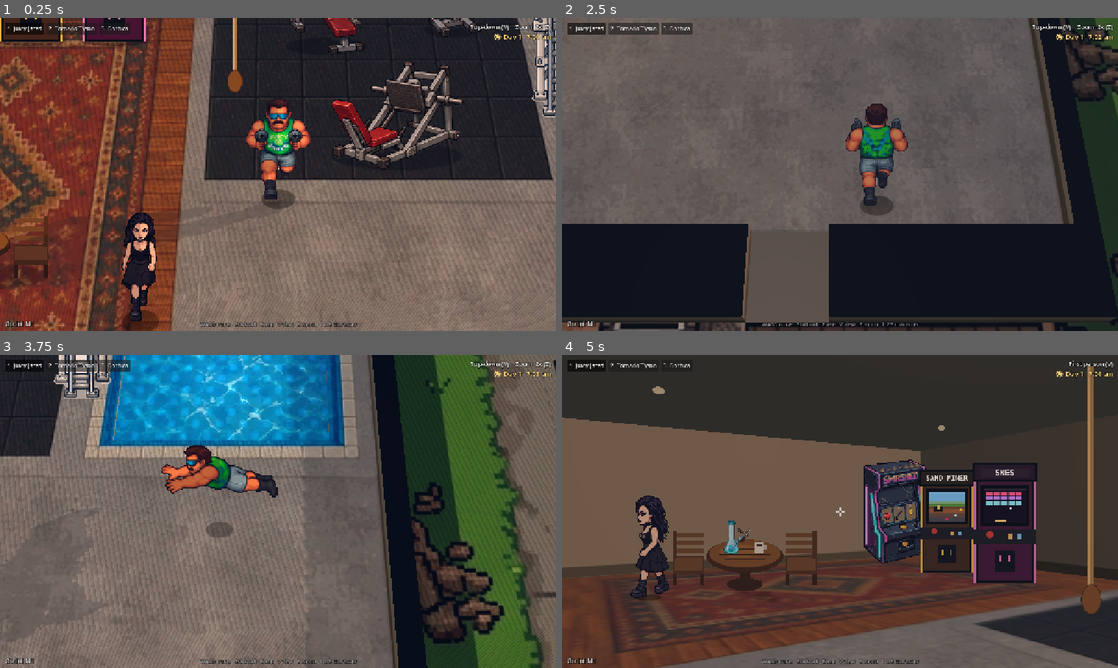
Above: before the commit, frames 1-4 (two rows, left to right).
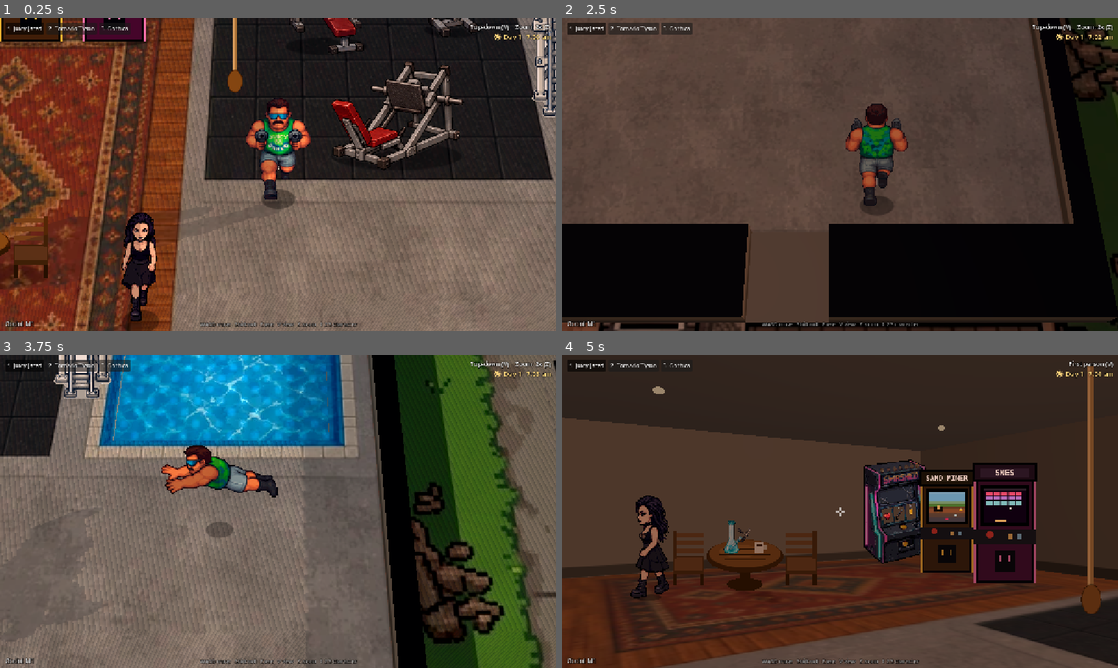
Above: after the commit, the same moments.

Repository: eflare17/Smashed-tv
Game: Godot game, scene res://scenes/look/look_test.tscn
Two runs of this game, one before a commit and one after it. Both use one fixed random seed, a clock stepped at 60 frames per second and the inputs below. This scene is started directly instead of the project's main scene.
Inputs (mouse positions are in pixels of both pictures, inside the frame that each line leads up to):
- Up to frame 1 (0.25 s): no input
- Up to frame 2 (2.5 s): tap Enter at 0.5 s; move the mouse to (962, 158) at 0.52 s; hold D (move_right) 0.53-1.28 s; hold E (interact) 0.53-1.28 s; click (962, 158) at 0.67 s; tap F8 (look_quality) at 0.8, 1.35, 2.3 s; move the mouse to (728, 190) at 1.27 s; hold S (move_down) 1.28-2.03 s; tap E (interact) at 1.55 s; move the mouse to (895, 105) at 2.02 s; hold D (move_right) from 2.03 s (still down); hold E (interact) from 2.03 s (still down)
- Up to frame 3 (3.75 s): move the mouse to (250, 574) at 2.77 s; release D (move_right) at 2.78 s; release E (interact) at 2.78 s; hold W (move_up) 2.78-3.53 s; tap F8 (look_quality) at 2.85 s; click (250, 574) at 2.92 s; tap E (interact) at 3.05 s; move the mouse to (444, 558) at 3.52 s; hold A (move_left) from 3.53 s (still down); hold Shift (roll) from 3.53 s (still down)
- Up to frame 4 (5 s): keep holding A (move_left); tap F8 (look_quality) at 3.8 s; move the mouse to (673, 464) at 4.27 s; release Shift (roll) at 4.28 s; tap V (toggle_view) at 4.35 s; tap E (interact) at 4.55 s

The runs differ from the first frame. In frame 2, 63% of the frame differs, in the area x 0-100%, y 0-100%; in frame 3, 0.2%; in frame 4, 33%.

Commit message:
Lighting: low look for phones (unshaded tint + analytic lamps), auto drop to low when slow, sky never rebaked, install test
Co-Authored-By: Claude Opus 5.5 <noreply@anthropic.com>
Claude-Session: https://claude.ai/code/session_01UcDaUiBsn4rNLgW1FU6AaA

Diff:
--- /dev/null
+++ b/godot/scenes/look/install_test.tscn
@@ -0,0 +1,6 @@
+[gd_scene load_steps=2 format=3]
+
+[ext_resource type="Script" path="res://test/lighting/install_test.gd" id="1"]
+
+[node name="InstallTest" type="Node"]
+script = ExtResource("1")
--- a/godot/scripts/look/day_night.gd
+++ b/godot/scripts/look/day_night.gd
@@ -77,8 +77,13 @@
 		if env.sky == null:
 			env.sky = Sky.new()
 		env.sky.sky_material = sky_mat
+		env.sky.radiance_size = Sky.RADIANCE_SIZE_32
+		env.sky.process_mode = Sky.PROCESS_MODE_QUALITY
 		env.background_mode = Environment.BG_SKY
+		# the sky is only a background: nothing lights or reflects from it, so it's never baked into a radiance
+		# map (its colours change every frame)
 		env.ambient_light_source = Environment.AMBIENT_SOURCE_COLOR
+		env.reflected_light_source = Environment.REFLECTION_SOURCE_DISABLED
 	update_now()
 
 ## The clock (or the override) to the scene.
@@ -162,6 +167,7 @@
 		sky_mat.set_shader_parameter("moon_dir", md)
 		sky_mat.set_shader_parameter("moon", look.stars)
 		sky_mat.set_shader_parameter("stars", look.stars)
+		sky_mat.set_shader_parameter("twinkle", float(Time.get_ticks_msec() % 100000) / 1000.0)
 	lamp_level = look.lamps
 	for l in lamps:
 		var o: Light3D = l.light
--- a/godot/scripts/look/lighting_install.gd
+++ b/godot/scripts/look/lighting_install.gd
@@ -68,6 +68,7 @@
 	var q := "low" if _is_phone() else "high"
 	if args.has("look"):
 		q = "low" if String(args.look) == "low" else "high"
+		look.auto_quality = false
 	look.quality = q
 	add_child(look)
 	look.setup(main, day_night)
@@ -113,7 +114,7 @@
 		[470, 300, 138, LAMP, 3.2, 340, true, "high"],
 		[740, 380, 138, LAMP, 2.8, 300, true, "high"],
 		[720, 165, 30, Color(0.35, 0.85, 1.0), 1.6, 220, false, "high"],
-		[430, 260, 140, LAMP, 4.0, 620, true, "low"],
+		[430, 260, 140, LAMP, 4.0, 470, true, "low"],
 		[240, 700, 138, LAMP, 3.2, 330, true, "both"],
 		[295, 532, 42, Color(1.0, 0.7, 0.42), 1.4, 150, false, "high"],
 		[645, 585, 112, Color(1.0, 0.82, 0.6), 2.6, 280, true, "both"],
--- a/godot/scripts/look/look_pass.gd
+++ b/godot/scripts/look/look_pass.gd
@@ -25,7 +25,8 @@
 
 const WORLD_SHADER := """
 shader_type spatial;
-render_mode cull_disabled, specular_disabled, diffuse_lambert%MODE%;
+render_mode cull_disabled%RENDER%%MODE%;
+%LOWFN%
 uniform sampler2D tex : source_color, %FILTER%, repeat_enable;
 // the same picture, smoothly filtered: far-off things fade into it (first person's gentle distance blur)
 uniform sampler2D tex_soft : source_color, filter_linear_mipmap, repeat_enable;
@@ -55,12 +56,47 @@
 	}
 	ALBEDO = c.rgb;
 	%ALPHA%
-	// no normals in the mesh: the face's own, worked out on screen, turned toward the camera
+	%LIGHT%
+}
+"""
+
+## The high look's light: real lights, so a normal. There are none in the mesh: the face's own, worked out on
+## screen, turned toward the camera.
+const HIGH_LIGHT := """
 	vec3 n = normalize(cross(dFdx(VERTEX), dFdy(VERTEX)));
 	NORMAL = dot(n, VERTEX) > 0.0 ? -n : n;
 	ROUGHNESS = 1.0;
-}
-"""
+"""
+
+## The low look (phones): unshaded, no light passes at all. The day's light is one colour (look_tint), and up to
+## four lamps add warm pools by distance, worked out right in the material (global uniforms LookPass sets).
+const LOW_FN := """
+global uniform vec3 look_tint;
+global uniform vec3 look_lamp_color;
+global uniform float look_lamp_level;
+global uniform vec4 look_lamp0;
+global uniform vec4 look_lamp1;
+global uniform vec4 look_lamp2;
+global uniform vec4 look_lamp3;
+float look_lamp(vec4 l, vec3 wp) {
+	if (l.w <= 0.0) return 0.0;
+	vec3 d = (l.xyz - wp) / l.w;
+	float f = max(0.0, 1.0 - dot(d, d));
+	return f * f;
+}
+vec3 look_light(vec3 wp) {
+	float f = look_lamp(look_lamp0, wp) + look_lamp(look_lamp1, wp) + look_lamp(look_lamp2, wp) + look_lamp(look_lamp3, wp);
+	return look_tint + look_lamp_color * look_lamp_level * f;
+}
+"""
+const LOW_LIGHT := """
+	ALBEDO *= look_light((INV_VIEW_MATRIX * vec4(VERTEX, 1.0)).xyz);
+"""
+## The names and types of the low look's globals.
+const GLOBALS := {"look_tint": RenderingServer.GLOBAL_VAR_TYPE_VEC3, "look_lamp_color": RenderingServer.GLOBAL_VAR_TYPE_VEC3,
+	"look_lamp_level": RenderingServer.GLOBAL_VAR_TYPE_FLOAT, "look_lamp0": RenderingServer.GLOBAL_VAR_TYPE_VEC4,
+	"look_lamp1": RenderingServer.GLOBAL_VAR_TYPE_VEC4, "look_lamp2": RenderingServer.GLOBAL_VAR_TYPE_VEC4,
+	"look_lamp3": RenderingServer.GLOBAL_VAR_TYPE_VEC4}
 
 ## The normal that lights an upright picture (a character, a prop): toward the camera across the ground, tipped
 ## well up to the sky, so the sun lights it from behind as well (wrap lighting does the rest).
@@ -130,6 +166,13 @@
 }
 
 var quality: String = "high"
+## Drops to the low look by itself if the high one runs slowly (set false when the quality was asked for).
+var auto_quality: bool = true
+## The frame time (ms, the median) the high look must keep under, or it drops to low.
+const SLOW_MS := 26.0
+var _watch_t := 0.0
+var _watch: Array = []
+var _watch_last := 0
 var main: Node
 var day_night: DayNight
 ## The ambient's strength, the sun's, by quality (the day's colours come from DayNight).
@@ -149,6 +192,8 @@
 func setup(main_: Node, dn: DayNight) -> void:
 	main = main_
 	day_night = dn
+	register_globals()
+	_set_low_lamps.call_deferred()
 	process_priority = 200        # after the World has shown or hidden its house for this frame's camera
 	var world: Node = main.get("world")
 	if world:
@@ -157,6 +202,8 @@
 	var tramp = main.get("trampoline")
 	if tramp:
 		light_tree(tramp)
+		for mi in tramp.find_children("*", "MeshInstance3D", true, false):
+			mi.cast_shadow = GeometryInstance3D.SHADOW_CASTING_SETTING_ON   # (its blended net and shadow can't)
 	for n in main.get_tree().root.find_children("*", "CharSprite", true, false):
 		_add_char(n)
 	main.get_tree().node_added.connect(_on_node_added)
@@ -234,7 +281,8 @@
 	var linear := m.texture_filter in [BaseMaterial3D.TEXTURE_FILTER_LINEAR, BaseMaterial3D.TEXTURE_FILTER_LINEAR_WITH_MIPMAPS,
 		BaseMaterial3D.TEXTURE_FILTER_LINEAR_WITH_MIPMAPS_ANISOTROPIC]
 	var sm := ShaderMaterial.new()
-	sm.shader = _world_shader(mode, linear)
+	sm.shader = _world_shader(mode, linear, quality == "high")
+	sm.set_meta("look_variant", [mode, linear])
 	sm.set_shader_parameter("albedo", m.albedo_color)
 	sm.set_shader_parameter("has_tex", m.albedo_texture != null)
 	if m.albedo_texture:
@@ -248,8 +296,8 @@
 	_mat_cache[m] = sm
 	return sm
 
-func _world_shader(mode: String, linear: bool) -> Shader:
-	var key := mode + str(linear)
+func _world_shader(mode: String, linear: bool, high: bool = true) -> Shader:
+	var key := "w" + mode + str(linear) + str(high)
 	if _shaders.has(key):
 		return _shaders[key]
 	var s := Shader.new()
@@ -262,7 +310,9 @@
 			alpha = "ALPHA = c.a;"
 			extra = ", depth_draw_opaque"
 	s.code = WORLD_SHADER.replace("%MODE%", extra).replace("%ALPHA%", alpha) \
-		.replace("%FILTER%", "filter_linear_mipmap" if linear else "filter_nearest_mipmap")
+		.replace("%FILTER%", "filter_linear_mipmap" if linear else "filter_nearest_mipmap") \
+		.replace("%RENDER%", ", specular_disabled, diffuse_lambert" if high else ", unshaded") \
+		.replace("%LOWFN%", "" if high else LOW_FN).replace("%LIGHT%", HIGH_LIGHT if high else LOW_LIGHT)
 	_shaders[key] = s
 	return s
 
@@ -363,36 +413,62 @@
 	var sm: ShaderMaterial = mi.material_override
 	if sm.shader == null:
 		return
-	var key := "prop"
-	if not _shaders.has(key):
-		var code: String = sm.shader.code
-		code = code.replace("render_mode unshaded, ", "render_mode diffuse_lambert_wrap, specular_disabled, ")
-		code = code.replace("uniform sampler2D tex", "uniform vec4 glow_a = vec4(0.0);\nuniform vec4 glow_b = vec4(0.0);\nuniform float glow = 0.0;\nuniform sampler2D tex")
-		var tail := "ALPHA_SCISSOR_THRESHOLD = 0.5;"
-		code = code.replace(tail, tail + PICTURE_NORMAL + """
-	{
-		float ga = step(glow_a.x, UV.x) * step(UV.x, glow_a.z) * step(glow_a.y, UV.y) * step(UV.y, glow_a.w);
-		float gb = step(glow_b.x, UV.x) * step(UV.x, glow_b.z) * step(glow_b.y, UV.y) * step(UV.y, glow_b.w);
-		EMISSION = c.rgb * glow * max(ga, gb);
-	}
-""")
-		var s := Shader.new()
-		s.code = code
-		_shaders[key] = s
+	if _prop_src == "":
+		_prop_src = sm.shader.code
 	var n := String(mi.name).trim_prefix("Prop_")
 	var nm := sm.duplicate() as ShaderMaterial
-	nm.shader = _shaders[key]
+	nm.shader = _prop_shader(quality == "high")
 	if GLOW_RECTS.has(n):
 		var r: Array = GLOW_RECTS[n]
 		nm.set_shader_parameter("glow_a", r[0])
 		nm.set_shader_parameter("glow_b", r[1] if r.size() > 1 else Vector4.ZERO)
-		_props.append(nm)
+	_props.append(nm)
 	mi.material_override = nm
 
+var _prop_src := ""
+
+## The props' shader (the World's PROP_SHADER), lit (high) or tinted (low), with the glowing rectangles.
+func _prop_shader(high: bool) -> Shader:
+	var key := "prop" + str(high)
+	if _shaders.has(key):
+		return _shaders[key]
+	var code := _prop_src
+	if high:
+		code = code.replace("render_mode unshaded, ", "render_mode diffuse_lambert_wrap, specular_disabled, ")
+	code = code.replace("uniform sampler2D tex", ("" if high else LOW_FN) + "uniform vec4 glow_a = vec4(0.0);\nuniform vec4 glow_b = vec4(0.0);\nuniform float glow = 0.0;\nuniform sampler2D tex")
+	var tail := "ALPHA_SCISSOR_THRESHOLD = 0.5;"
+	var glow := """
+	float ga = step(glow_a.x, UV.x) * step(UV.x, glow_a.z) * step(glow_a.y, UV.y) * step(UV.y, glow_a.w);
+	float gb = step(glow_b.x, UV.x) * step(UV.x, glow_b.z) * step(glow_b.y, UV.y) * step(UV.y, glow_b.w);
+	float g = glow * max(ga, gb);
+"""
+	if high:
+		code = code.replace(tail, tail + PICTURE_NORMAL + "{" + glow + "EMISSION = c.rgb * g;}")
+	else:
+		code = code.replace(tail, tail + "{" + glow + "ALBEDO = ALBEDO * look_light(MODEL_MATRIX[3].xyz + vec3(0.0, 1.0, 0.0)) + c.rgb * g * 0.6;}")
+	var s := Shader.new()
+	s.code = code
+	_shaders[key] = s
+	return s
+
 # ---------------------------------------------------------------- characters
 
-var _char_shader: Shader
 var _caster_shader: Shader
+
+## The characters' shader (CharSprite's own), lit (high) or tinted (low).
+func _char_shader_for(high: bool) -> Shader:
+	var key := "char" + str(high)
+	if _shaders.has(key):
+		return _shaders[key]
+	var s := Shader.new()
+	if high:
+		s.code = CharSprite._SHADER_CODE.replace("%RENDER%", "cull_disabled, depth_draw_opaque, diffuse_lambert_wrap, specular_disabled") \
+			.replace("%LIT%", PICTURE_NORMAL)
+	else:
+		s.code = CharSprite._SHADER_CODE.replace("render_mode %RENDER%;", "render_mode cull_disabled, depth_draw_opaque, unshaded;\n" + LOW_FN) \
+			.replace("%LIT%", "ALBEDO *= look_light(MODEL_MATRIX[3].xyz + vec3(0.0, 1.0, 0.0));")
+	_shaders[key] = s
+	return s
 
 func _add_char(cs: Node) -> void:
 	if not is_instance_valid(cs) or not cs.is_inside_tree():
@@ -404,13 +480,10 @@
 	var pic: Sprite3D = cs.get_node_or_null("Picture") as Sprite3D
 	if not (mat is ShaderMaterial) or pic == null:
 		return
-	if _char_shader == null:
-		_char_shader = Shader.new()
-		_char_shader.code = CharSprite._SHADER_CODE.replace("%RENDER%", "cull_disabled, depth_draw_opaque, diffuse_lambert_wrap, specular_disabled") \
-			.replace("%LIT%", PICTURE_NORMAL)
+	if _caster_shader == null:
 		_caster_shader = Shader.new()
 		_caster_shader.code = CASTER_SHADER
-	mat.shader = _char_shader
+	mat.shader = _char_shader_for(quality == "high")
 	var caster := Sprite3D.new()
 	caster.name = "SunShadow"
 	caster.cast_shadow = GeometryInstance3D.SHADOW_CASTING_SETTING_SHADOWS_ONLY
@@ -447,7 +520,8 @@
 
 # ---------------------------------------------------------------- each frame
 
-func _process(_dt: float) -> void:
+func _process(dt: float) -> void:
+	_watch_speed(dt)
 	_sync_chars()
 	if _full_caster and _full_mesh:
 		_full_caster.visible = _full_mesh.visible
@@ -463,6 +537,8 @@
 		for l in day_night.lamps:
 			if l.has("glow"):
 				l.glow.visible = l.glow.visible and not cut
+	if quality != "high":
+		_update_low()
 	var night := 0.0
 	if day_night:
 		night = day_night.lamp_level
@@ -471,8 +547,30 @@
 	for m in _props:
 		m.set_shader_parameter("glow", 0.35 + 0.9 * night)
 
+## For a few seconds after it starts (and after a switch back to high): if the median frame takes longer than
+## SLOW_MS, go low. Real time, not the engine's delta (held to 8 physics steps).
+func _watch_speed(dt: float) -> void:
+	if not auto_quality or quality != "high":
+		return
+	_watch_t += dt
+	var now := Time.get_ticks_usec()
+	if _watch_t > 3.0 and _watch_last > 0:
+		_watch.append((now - _watch_last) / 1000.0)
+	_watch_last = now
+	if _watch.size() >= 90:
+		var w := _watch.duplicate()
+		w.sort()
+		var med: float = w[w.size() / 2]
+		auto_quality = false
+		if med > SLOW_MS:
+			print("LookPass: frames take %.1f ms on the high look: going low" % med)
+			set_quality("low")
+		else:
+			print("LookPass: high look, %.1f ms a frame" % med)
+
 func _unhandled_input(event: InputEvent) -> void:
 	if event.is_action_pressed("look_quality") and not event.is_echo():
+		auto_quality = false
 		set_quality("low" if quality == "high" else "high")
 		print("LookPass: quality ", quality)
 
@@ -484,10 +582,61 @@
 	var sun: DirectionalLight3D = main.get("sun") if main else null
 	if sun:
 		sun.shadow_enabled = high
+		sun.light_cull_mask = 0xFFFFF if high else 0     # low: the sun lights nothing (look_tint does it)
 	var world = main.get("world") if main else null
 	var env: Environment = world.get("environment") if world else null
 	if env:
 		env.glow_enabled = high
 	if day_night:
-		day_night.lamp_filter = func(l: Dictionary) -> bool: return l.get("which", "both") != ("low" if high else "high")
+		day_night.lamp_filter = func(l: Dictionary) -> bool: return high and l.get("which", "both") != "low"
+	for m in _mat_cache.values():
+		var v: Array = m.get_meta("look_variant")
+		m.shader = _world_shader(v[0], v[1], high)
+	for m in _props:
+		m.shader = _prop_shader(high)
+	for e in _chars:
+		if is_instance_valid(e[0]):
+			e[0].get("_mat").shader = _char_shader_for(high)
+	_blur_on = -1.0
 	RenderingServer.directional_shadow_atlas_set_size(4096 if high else 1024, true)
+
+## The low look's globals, from the day's look and the lamps.
+func _update_low() -> void:
+	if day_night == null or day_night.look.is_empty():
+		return
+	var lk: Dictionary = day_night.look
+	var amb: Color = (lk.amb as Color).srgb_to_linear()
+	var li: Color = (lk.light as Color).srgb_to_linear()
+	var t: Color = amb * day_night.ambient_energy + li * (lk.le * day_night.light_scale * 0.8)
+	RenderingServer.global_shader_parameter_set("look_tint", Vector3(t.r, t.g, t.b))
+	RenderingServer.global_shader_parameter_set("look_lamp_level", day_night.lamp_level)
+
+## Registers the low look's globals (before any shader using them is made).
+static var _globals_done := false
+static func register_globals() -> void:
+	if _globals_done:
+		return
+	_globals_done = true
+	for n in GLOBALS:
+		if not ProjectSettings.has_setting("shader_globals/" + n):
+			var def = 0.0
+			match GLOBALS[n]:
+				RenderingServer.GLOBAL_VAR_TYPE_VEC3: def = Vector3.ONE if n == "look_tint" else Vector3.ZERO
+				RenderingServer.GLOBAL_VAR_TYPE_VEC4: def = Vector4.ZERO
+			RenderingServer.global_shader_parameter_add(n, GLOBALS[n], def)
+
+## The low look's lamps: the first four that are on in the low look ("low" or "both"), as position and reach.
+func _set_low_lamps() -> void:
+	var i := 0
+	var col := Color(1.0, 0.8, 0.6).srgb_to_linear()
+	RenderingServer.global_shader_parameter_set("look_lamp_color", Vector3(col.r, col.g, col.b) * 0.85)
+	if day_night:
+		for l in day_night.lamps:
+			if i >= 4 or l.get("which", "both") == "high":
+				continue
+			var o: OmniLight3D = l.light
+			RenderingServer.global_shader_parameter_set("look_lamp%d" % i, Vector4(o.global_position.x, o.global_position.y, o.global_position.z, o.omni_range))
+			i += 1
+	while i < 4:
+		RenderingServer.global_shader_parameter_set("look_lamp%d" % i, Vector4.ZERO)
+		i += 1
--- a/godot/scripts/look/sky.gdshader
+++ b/godot/scripts/look/sky.gdshader
@@ -12,6 +12,7 @@
 uniform vec3 moon_dir = vec3(-0.5, 0.6, -0.6);
 uniform float moon = 0.0;                        // 0..1 how much moon shows
 uniform float stars = 0.0;                       // 0..1
+uniform float twinkle = 0.0;                     // time, for the stars (TIME would rebake the sky every frame)
 
 float hash(vec3 p) {
 	p = fract(p * 0.3183099 + 0.1);
@@ -45,7 +46,7 @@
 		if (r > 0.985) {
 			vec3 f = fract(g) - 0.5;
 			float s = smoothstep(0.32, 0.0, length(f));
-			float tw = 0.7 + 0.3 * sin(TIME * (1.5 + r * 4.0) + r * 40.0);
+			float tw = 0.7 + 0.3 * sin(twinkle * (1.5 + r * 4.0) + r * 40.0);
 			col += vec3(0.85, 0.9, 1.0) * s * tw * stars * smoothstep(0.0, 0.25, h) * (r - 0.985) * 66.0;
 		}
 	}
--- /dev/null
+++ b/godot/test/lighting/install_test.gd
@@ -0,0 +1,102 @@
+extends Node
+## Headless test of the install inside the real game (scenes/look/install_test.tscn):
+##   godot --headless --path godot res://scenes/look/install_test.tscn
+## Prints PASS/FAIL lines, then quits with the number of failures.
+
+var fails := 0
+
+func check(ok: bool, what: String) -> void:
+	print(("PASS " if ok else "FAIL ") + what)
+	if not ok:
+		fails += 1
+
+func frames(n: int) -> void:
+	for i in n:
+		await get_tree().process_frame
+
+func _ready() -> void:
+	var main: Node = load("res://scenes/main.tscn").instantiate()
+	add_child(main)
+	var li := LightingInstall.install(main)
+	await frames(2)
+	var clock := get_node_or_null("/root/GameClock")
+	check(clock != null, "the GameClock is at /root/GameClock")
+	check(li.get_parent() == main and li.day_night and li.look and li.clock_hud and li.bed, "installed under main: DayNight, LookPass, ClockHud, BedSleep")
+
+	# the world's materials are lit ones; the characters lit and casting
+	var unlit := 0
+	for mi in main.world.find_children("*", "MeshInstance3D", true, false):
+		if mi.mesh == null:
+			continue
+		for i in mi.mesh.get_surface_count():
+			var m = mi.get_surface_override_material(i)
+			if m == null:
+				m = mi.material_override if mi.material_override else mi.mesh.surface_get_material(i)
+			if m is StandardMaterial3D and m.shading_mode == BaseMaterial3D.SHADING_MODE_UNSHADED:
+				unlit += 1
+	check(unlit == 0, "no unshaded StandardMaterial3D left in the World (%d)" % unlit)
+	check(main.player.sprite.get_node_or_null("SunShadow") != null, "the player has a sun shadow caster")
+	check(main.gothica.sprite.get_node_or_null("SunShadow") != null, "Gothica has a sun shadow caster")
+	check(main.world.find_children("HouseShadow", "", true, false).size() == 1, "the house's shadow caster (no roof)")
+
+	# the cycle
+	clock.load_state({"day": 1, "hour": 12.0})
+	await frames(1)
+	var dn: DayNight = li.day_night
+	var sun: DirectionalLight3D = main.sun
+	check(sun.visible and sun.light_energy > 0.3, "noon: the sun is out (%.2f)" % sun.light_energy)
+	check((sun.global_basis.z).y > 0.6 and sun.global_basis.z.z < 0.0, "noon: the sun is high in the north")
+	var lit_lamps := dn.lamps.filter(func(l): return l.light.visible).size()
+	check(lit_lamps == 0, "noon: the lamps are off")
+	clock.load_state({"day": 1, "hour": 6.6})
+	await frames(1)
+	check(sun.global_basis.z.x > 0.3, "morning: the sun's in the east")
+	clock.load_state({"day": 1, "hour": 18.5})
+	await frames(1)
+	check(sun.global_basis.z.x < -0.3, "evening: the sun's in the west")
+	clock.load_state({"day": 1, "hour": 23.0})
+	await frames(1)
+	lit_lamps = dn.lamps.filter(func(l): return l.light.visible).size()
+	check(lit_lamps >= 6, "11 pm: the lamps are on (%d)" % lit_lamps)
+	check(clock.is_night() and dn.look.stars > 0.9, "11 pm: night, stars out")
+	check(sun.light_energy < 0.3 and sun.light_color.b > sun.light_color.r, "11 pm: the light is the moon's, dim and blue")
+	var env: Environment = main.world.environment
+	check(env.ambient_light_color.v < 0.4, "11 pm: dark ambient (%.2f)" % env.ambient_light_color.v)
+	check(not dn.look_for(23.0).is_empty() and dn.look_for(19.0).lamps > 0.3, "the lamps come on at dusk")
+
+	# the quality switch
+	li.look.set_quality("low")
+	await frames(1)
+	check(not sun.shadow_enabled and dn.lamps.filter(func(l): return l.light.visible).size() == 0, "low: no shadows, no real lamps")
+	li.look.set_quality("high")
+	await frames(1)
+	check(sun.shadow_enabled, "high: shadows")
+
+	# the bed: stand beside it, E says SLEEP, sleeping goes to 7 am tomorrow
+	clock.load_state({"day": 1, "hour": 22.0})
+	main.player.place(380, 700)
+	await frames(5)
+	check(main.player.focus_label == "SLEEP", "beside the bed E says SLEEP (got '%s')" % main.player.focus_label)
+	var days := []
+	clock.day_started.connect(func(d): days.append(d))
+	await li.bed.sleep(main.player)
+	check(clock.day == 2 and clock.hour >= 7.0 and clock.hour < 7.1, "slept: 7 am day 2 (it ticks on during the fade back in) (%d %s)" % [clock.day, clock.time_text()])
+	check(days == [2], "day_started(2) fired once")
+	check(main.player.controls_enabled, "the player can move again")
+	# the save
+	var f := FileAccess.open(LightingInstall.SAVE_PATH, FileAccess.READ)
+	var v = JSON.parse_string(f.get_as_text()) if f else null
+	check(v is Dictionary and int(v.day) == 2, "the save has day 2")
+	# the lobby's bed: a sleep_requested signal takes over
+	var lobby_bed := _FakeBed.new()
+	main.add_child(lobby_bed)
+	await frames(1)
+	lobby_bed.sleep_requested.emit(main.player)
+	await get_tree().create_timer(3.5).timeout
+	check(clock.day == 3, "the lobby bed's sleep_requested sleeps too (day %d)" % clock.day)
+	check(not li.bed.is_in_group("interactable"), "and the stand-in bed steps aside")
+	print("install_test: %d failed" % fails)
+	get_tree().quit(fails)
+
+class _FakeBed extends Interactable:
+	signal sleep_requested(player: Node)
--- a/godot/test/lighting/look_test.gd
+++ b/godot/test/lighting/look_test.gd
@@ -8,12 +8,14 @@
 var _ft: Array = []
 var _perf := false
 var _t := 0.0
+var _last := 0
 
 func _ready() -> void:
 	main = load("res://scenes/main.tscn").instantiate()
 	add_child(main)
-	LightingInstall.install(main)
 	var a := LightingInstall._page_args()
+	if not a.has("nolight"):
+		LightingInstall.install(main)
 	_perf = a.has("perf")
 	if a.has("at"):
 		var p: PackedStringArray = String(a.at).split(",")
@@ -66,9 +68,11 @@
 	if not _perf:
 		return
 	_t += dt
-	if _t > 4.0:
-		_ft.append(dt * 1000.0)
-	if _ft.size() == 240:
+	var now := Time.get_ticks_usec()
+	if _t > 3.0 and _last > 0:
+		_ft.append((now - _last) / 1000.0)    # real time: the engine's delta is held to 8 physics steps
+	_last = now
+	if _ft.size() == 30:
 		var s := _ft.duplicate()
 		s.sort()
 		var sum := 0.0
